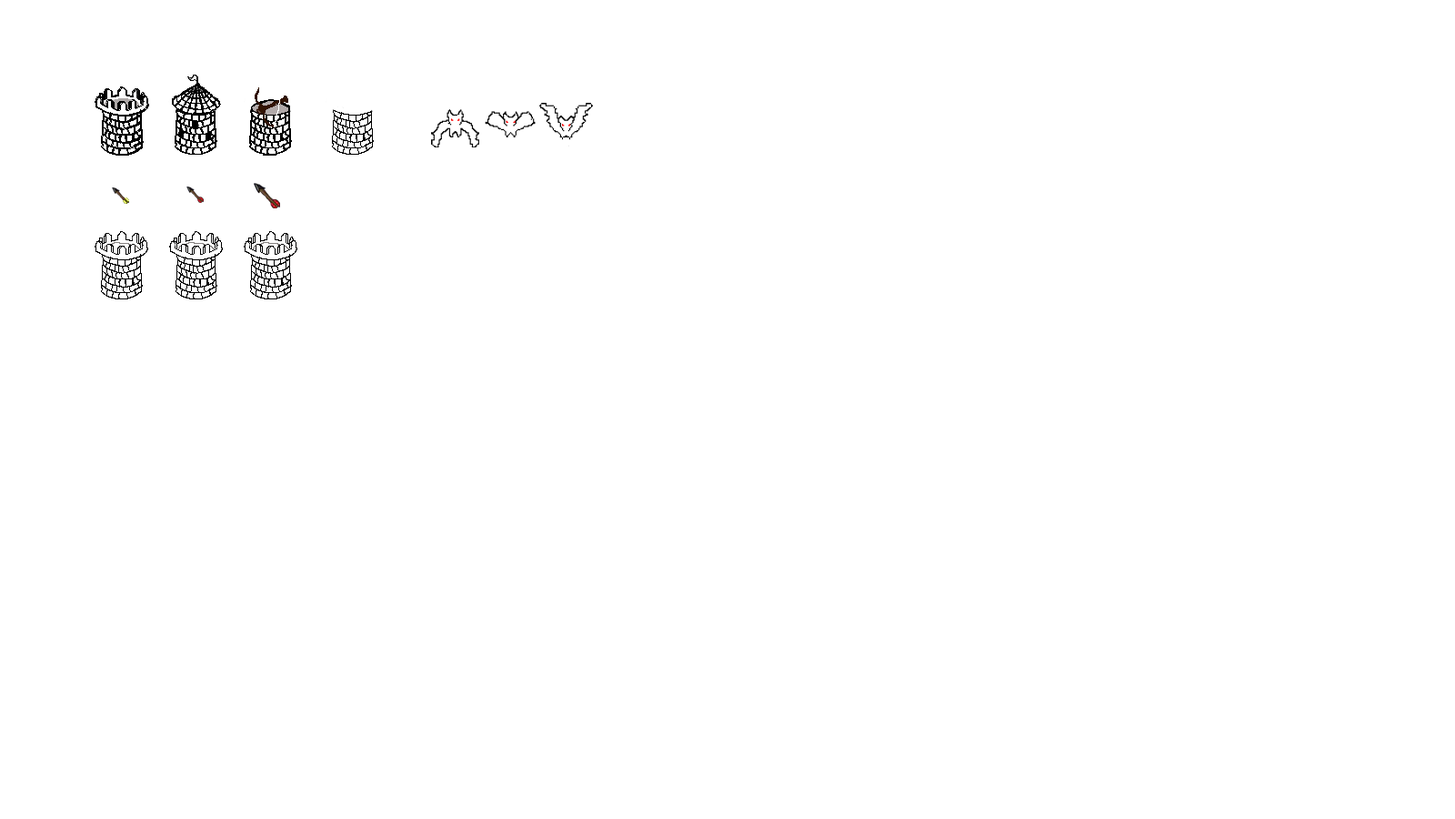
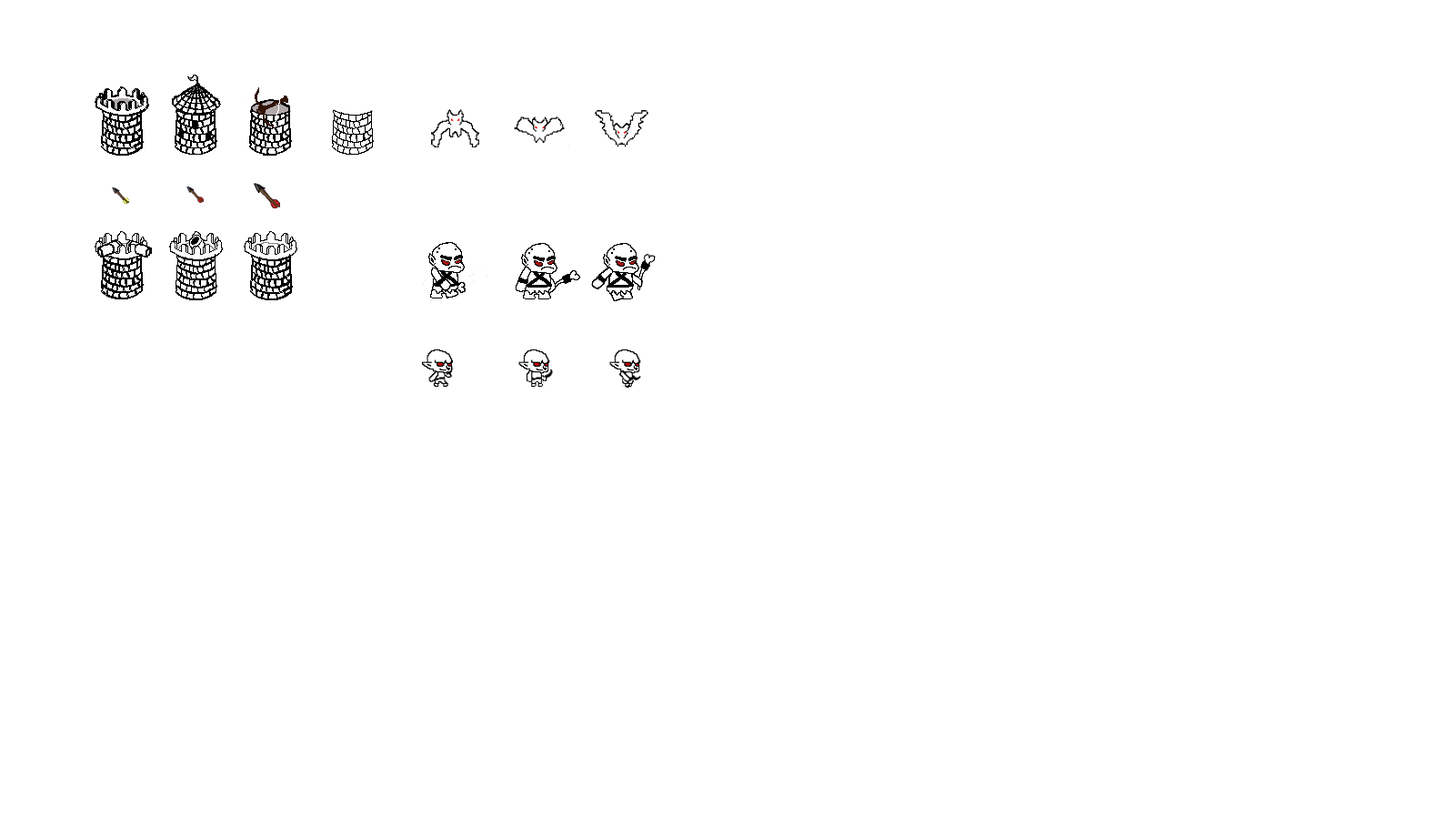
Layer changes from the first w=1455, h=819 image to the second:
removed layer "Layer 8" over [97, 102, 594, 300]
added layer "Layer 13" above "Layer 15" over [97, 102, 656, 388]
